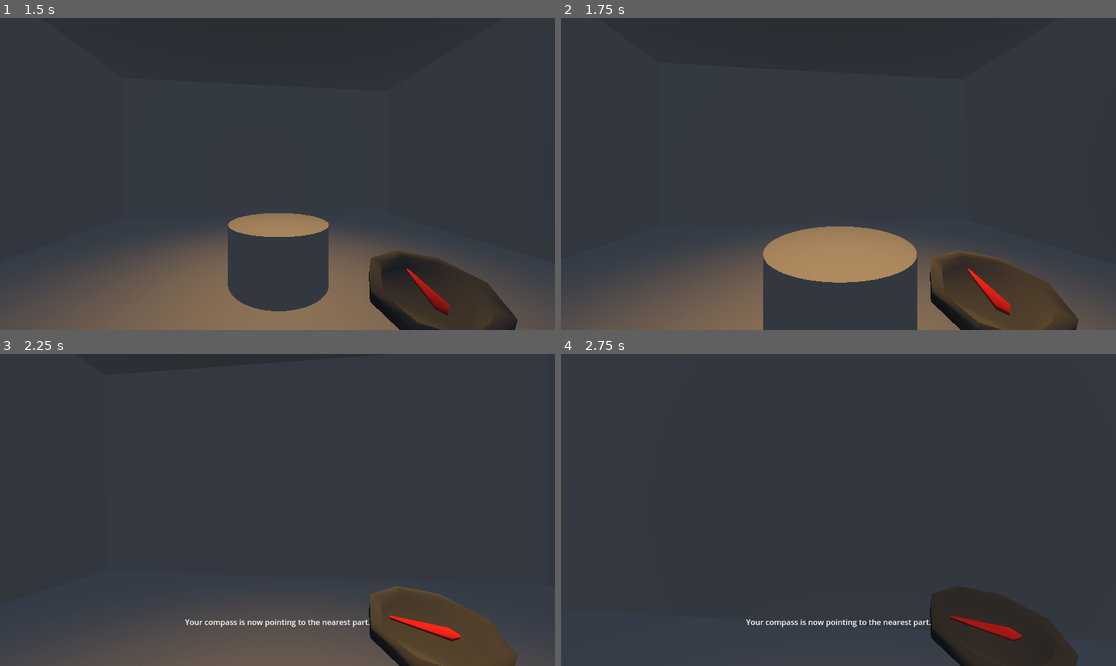
Above: before the commit, frames 1-4 (two rows, left to right).
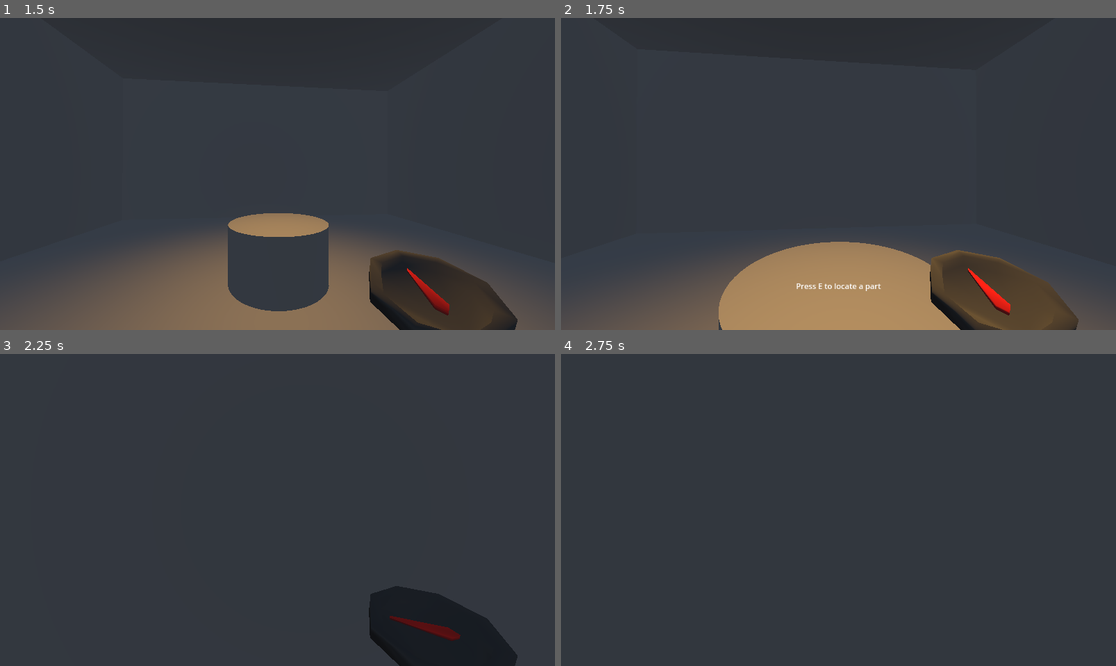
Above: after the commit, the same moments.

Repository: 7Limes/Frostlit
Game: Godot game, scene res://main-scene.tscn
Same seed, same stepped clock (60 frames per second), same inputs: the game is played once before the commit and once after it. Sound files missing from this copy of the repository are replaced by a short silence.
Inputs (mouse positions are in pixels of both pictures, inside the frame that each line leads up to):
- Up to frame 1 (1.5 s): click "Resume" at 0.5 s; tap Enter at 1.25 s; move the mouse to (305, 174) at 1.27 s; hold W (forward) from 1.28 s (still down); tap E (interact) at 1.35 s
- Up to frame 2 (1.75 s): keep holding W (forward)
- Up to frame 3 (2.25 s): keep holding W (forward); tap E (interact) at 2, 2.1 s; move the mouse to (249, 510) at 2.02 s
- Up to frame 4 (2.75 s): keep holding W (forward)

Frame 1 is identical in both runs. In frame 2, 8.4% of the frame differs, in the area x 28-93%, y 66-100%; in frame 3, 13%, in the area x 6-96%, y 74-100%; in frame 4, 4.8%.

Commit message:
Add return message

Diff:
--- a/Player/player.gd
+++ b/Player/player.gd
@@ -134,7 +134,7 @@
 
 
 func compass_tick():
-	if compass_target != Vector2.ZERO:
+	if item_state != ItemState.NEXT:
 		var position_vector2 = Vector2(global_position.x, global_position.z)
 		var direction_to_target = compass_target - position_vector2
 		var angle_to_target = atan2(direction_to_target.x, direction_to_target.y)
--- a/Scripts/Item/item.gd
+++ b/Scripts/Item/item.gd
@@ -1,7 +1,7 @@
 extends Area3D
 
 
-const ROTATE_SPEED = 10
+const ROTATE_SPEED = 3
 
 
 func _on_body_entered(body: Node3D) -> void:
@@ -10,6 +10,11 @@
 		visible = false
 		set_deferred('monitoring', false)
 
+		body.update_compass_target(Vector2.ZERO)
+		body.update_actionbar("Return to the lighthouse and use the repair part.")
+		await get_tree().create_timer(5.0).timeout
+		body.update_actionbar("")
+
 
 func _process(delta: float) -> void:
 	rotate_y(delta * ROTATE_SPEED)
--- a/main-scene.tscn
+++ b/main-scene.tscn
@@ -57,6 +57,7 @@
 [node name="Player" parent="." instance=ExtResource("2_q2uwy")]
 unique_name_in_owner = true
 transform = Transform3D(-4.371139e-08, 0, -1, 0, 1, 0, 1, 0, -4.371139e-08, -3.1541648, 498.19812, -0.40399492)
+max_speed = 10.0
 
 [node name="DoorOpenSound" type="AudioStreamPlayer3D" parent="Player"]
 stream = ExtResource("8_i1fv3")
